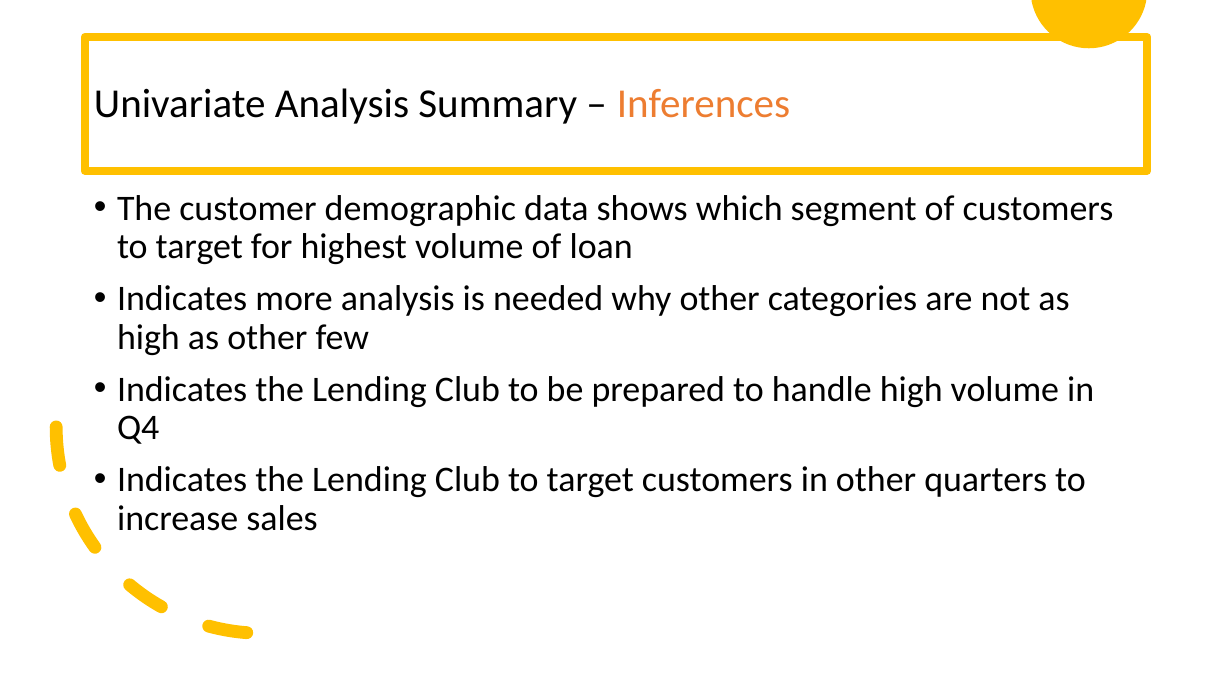
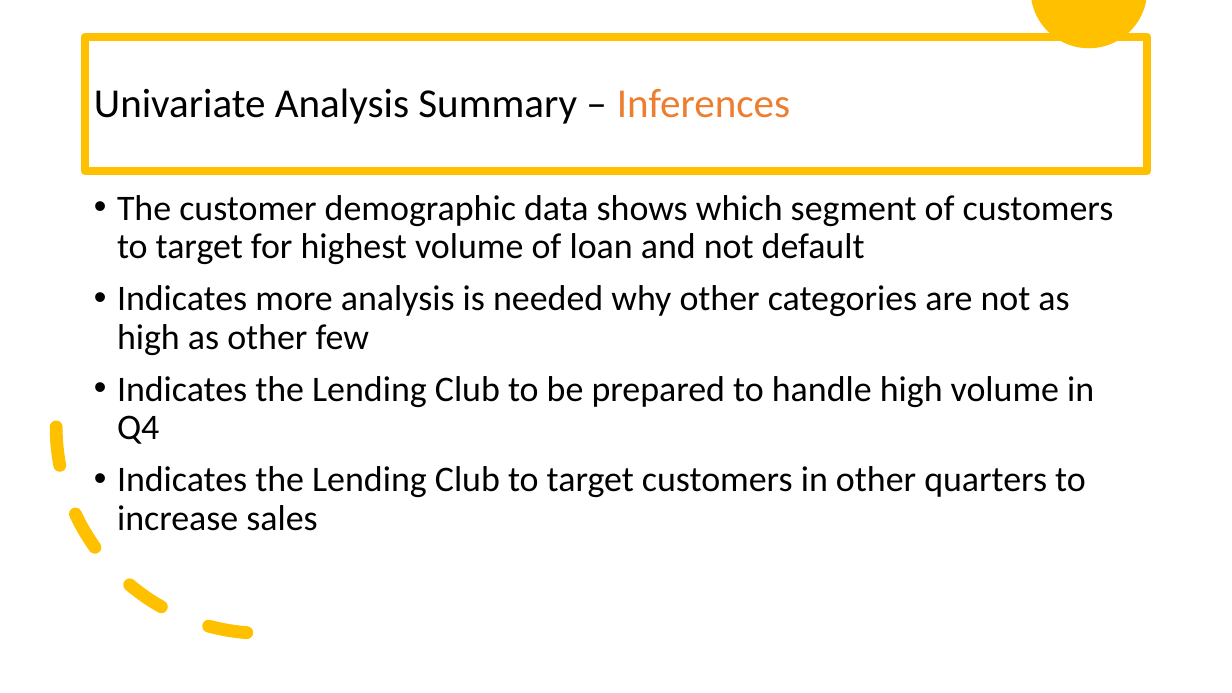
Before and after one commit to prachigoliwadekar/LendingClubCaseStudy, a slide deck: slide 38 of LendingClubCaseStudy.pptx (slide 29 before the commit). Drawn at 1232x693 pixels with LibreOffice and Linux fonts; fonts in the diff are those of the drawing. Boxes give left, top, right and bottom in pixels: in the first picture for what was removed or moved away, otherwise in the second. Text is boxed around its words. In the diff, an @@ line names an element or a change of style, - is before the commit and + after.

Commit message:
Added more graphs, inference summaries, ppt and generated pdf version

```diff
--- a/LendingClubCaseStudy.pptx
+++ b/LendingClubCaseStudy.pptx
@@ text at <box>117,195,1114,264</box>: text changed @@
-• The customer demographic data shows which segment of customers to target for highest volume of loan
+• The customer demographic data shows which segment of customers to target for highest volume of loan and not default
```
Also in this commit, not shown: 7 other slides changed, 16 slides added, 4 slides removed, 2 other files.
